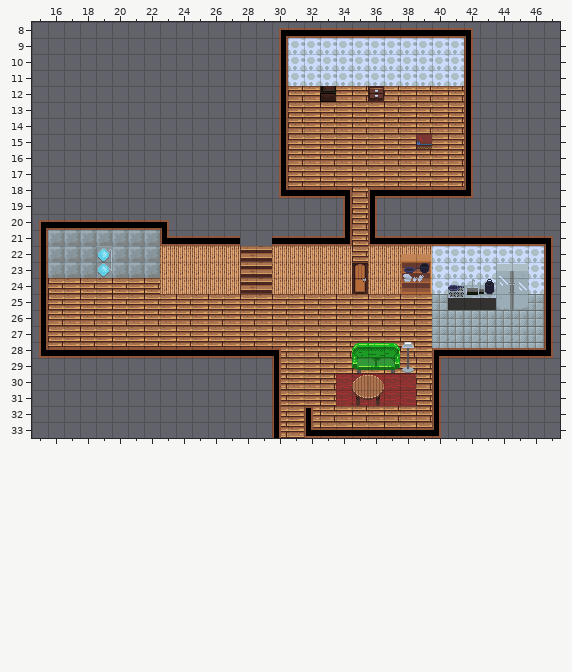
An edit to a level. Tiled map, SecretProject/SecretProject/bin/DesktopGL/AnyCPU/Debug/Content/Map/DobbinHouse.tmx. Above, as it was before the edit.
Cells are 16x16 px. Shown: x 15..47, y 8..33.
Now the later version:
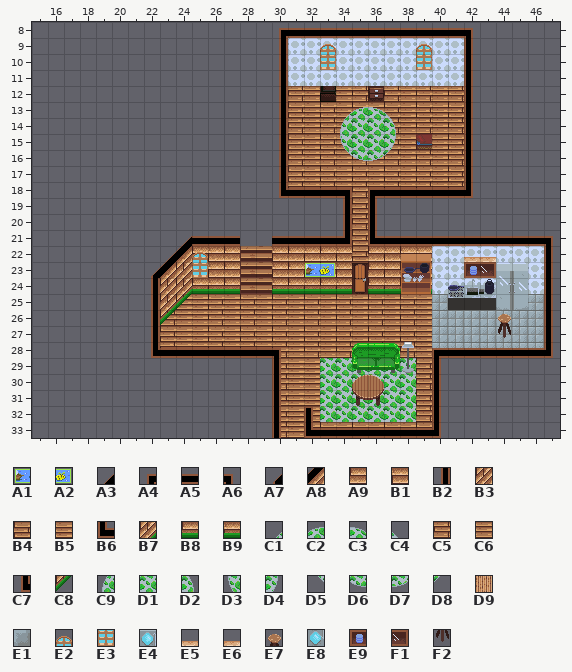
Key: from "InteriorSpriteSheet": A1 119, A2 120, A3 167, A4 252, A5 253, A6 254, A7 265, A8 267, A9 268, B1 269, B2 352, B3 367, B4 406, B5 407, B6 454, B7 467, B8 468, B9 469, C1 501, C2 502, C3 503, C4 504, C5 506, C6 507, C7 554, C8 567, C9 601, D1 602, D2 604, D3 701, D4 704, D5 801, D6 802, D7 803, D8 804, D9 1048, E1 1056, E2 1146, E3 1246, E4 1746, E5 1748, E6 1749, E7 1753, E8 1846, E9 1848, F1 1849, F2 1853.
__ is an empty cell, ## one hidden under a higher layer.
Tiles replaced or removed in this view: A4, A5, A6, B2, B4, B5, B6, C5, C6, C7, D9, E1, E4, E8.
The edit:
Changed rows in their new state; .. is an unchanged cell.
Layer "background":
first column x 16:
21 __ __ __ __ __ __ __ .. A3 .. .. .. .. .. .. .. .. .. .. .. .. .. .. ..
22 __ __ __ .. __ __ __ A3 A8 A9 B1 A9 .. .. .. A9 B1 A9 B1 .. A9 B1 A9 B1
23 __ __ __ .. __ __ A7 A8 ## ## B1 A9 .. .. .. A9 B1 A9 B1 .. A9 B1 A9 B1
24 __ __ __ __ __ __ B2 ## ## B8 B9 B8 .. .. .. B8 B9 B8 B9 .. B8 B9 B8 B9
25 __ __ __ __ __ __ __ ## B5 .. .. .. .. .. .. .. .. .. .. .. .. .. .. ..
26 __ __ __ __ __ __ __ C5 C6 .. .. .. .. .. .. .. .. .. .. .. .. .. .. ..
27 __ __ __ __ __ __ __ B4 B5 .. .. .. .. .. .. .. .. .. .. .. .. .. .. ..
28 __ __ __ __ __ __ __ C5 C6 .. .. .. .. .. .. .. .. .. .. .. .. .. .. ..
Layer "midGround":
first column x 34:
13 C1 C2 C3 C4
14 C9 D1 D1 D2
15 D3 D1 D1 D4
16 D5 D6 D7 D8
first column x 42:
22 E5 E6
first column x 33:
29 D1 D1 D1 D1 D1 D1
30 D1 D1 D1 D1 D1 D1
31 D1 D1 D1 D1 D1 D1
32 D1 D1 D1 D1 D1 D1
Layer "buildings":
first column x 33:
 9 E2 .. .. .. .. .. E2
10 E3 .. .. .. .. .. E3
first column x 15:
20 __ __ __ __ __ __ __ __ __ .. .. .. .. .. .. .. .. .. .. .. .. .. .. .. .. .. .. .. ..
21 __ .. .. .. .. .. .. .. __ A3 .. .. .. .. .. .. .. .. .. .. .. .. .. .. .. .. .. .. ..
22 __ .. .. .. __ .. .. .. A3 A8 E2 .. .. .. .. B1 .. .. .. .. .. .. .. .. .. .. .. E5 E6
23 __ .. .. .. __ .. .. A7 A8 B3 E3 .. .. .. .. B1 .. A1 A2 .. .. .. .. .. .. .. .. E9 F1
24 __ .. .. .. .. .. .. B2 B3 B7 .. .. .. .. .. B9 .. .. .. .. .. .. .. .. .. .. .. .. ..
25 __ .. .. .. .. .. .. B2 B7 C8 .. .. .. .. .. .. .. .. .. .. .. .. .. .. .. .. .. .. ..
26 __ .. .. .. .. .. .. B2 C8 .. .. .. .. .. .. .. .. .. .. .. .. .. .. .. .. .. .. .. ..
27 __ .. .. .. .. .. .. B2 .. .. .. .. .. .. .. .. .. .. .. .. .. .. .. .. .. .. .. .. ..
28 __ __ __ __ __ __ __ C7 .. .. .. .. .. .. .. .. .. .. .. .. .. .. .. .. .. .. .. .. ..
Layer "foreGround":
first column x 44:
26 E7
27 F2
